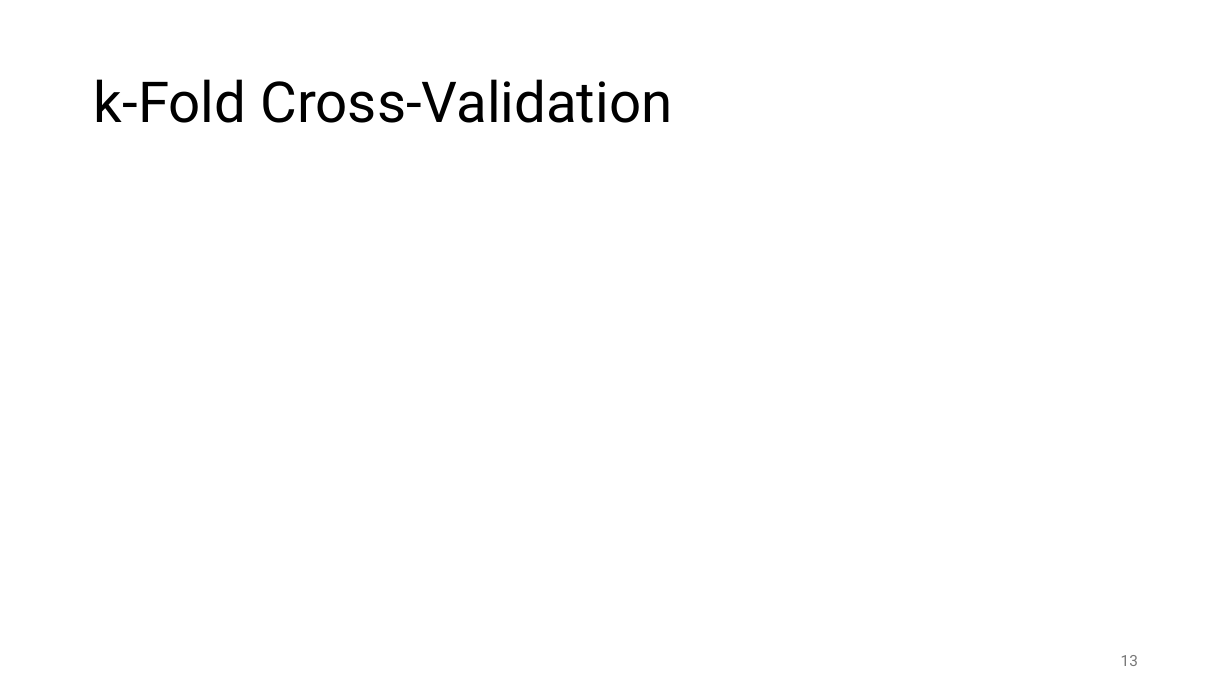
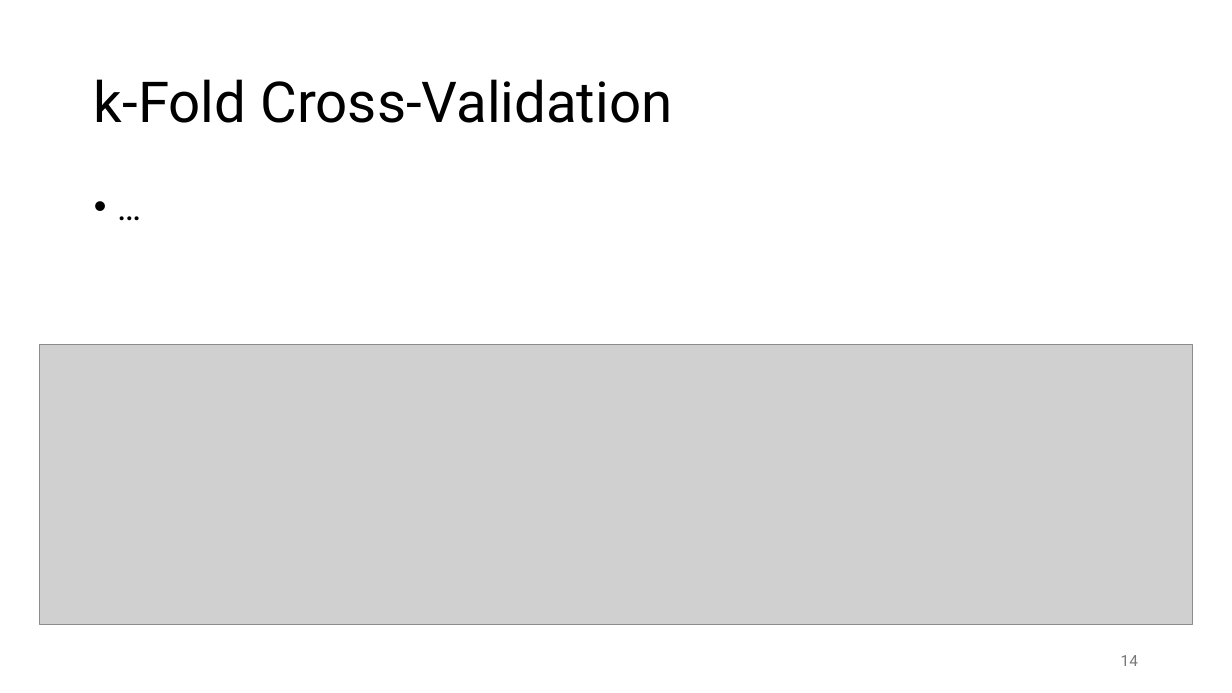
Before and after one commit to FelixWick/data_science, a slide deck: slide 14 of slides/7_model_evaluation.pptx (slide 13 before the commit). Drawn at 1232x693 pixels with LibreOffice and Linux fonts; fonts in the diff are those of the drawing; grey boxes stand for pictures. Boxes give left, top, right and bottom in pixels: in the first picture for what was removed or moved away, otherwise in the second. Text is boxed around its words. In the diff, an @@ line names an element or a change of style, - is before the commit and + after.

```diff
--- a/slides/7_model_evaluation.pptx
+++ b/slides/7_model_evaluation.pptx
@@ text added at <box>85,185,1148,625</box>, 28 pt, text #000000 @@
+• …
@@ picture added at <box>40,344,1192,624</box> @@
@@ page number at <box>1121,655,1138,666</box>: text changed @@
-13
+14
```
Also in this commit, not shown: 4 other slides changed, 1 slide added, 1 slide removed, 5 other files.
